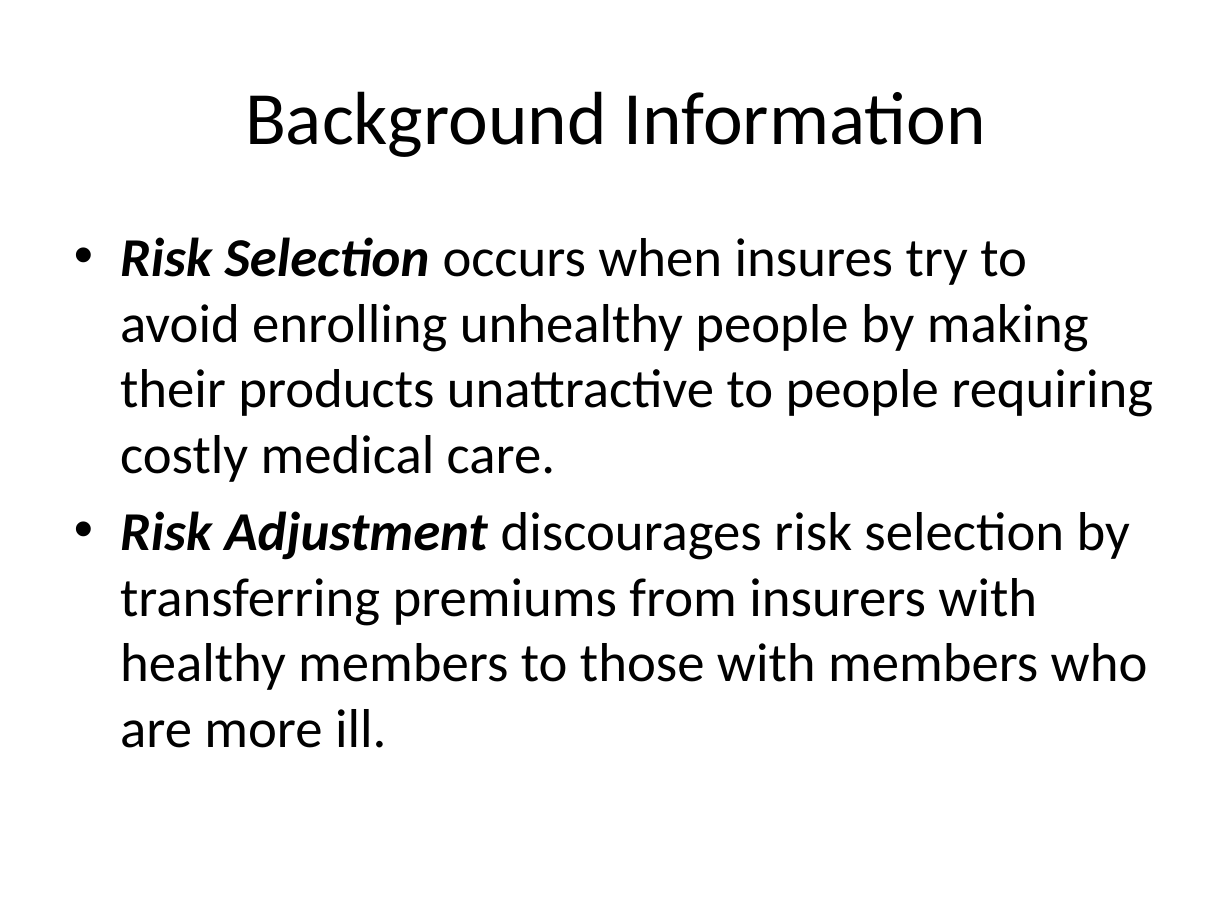
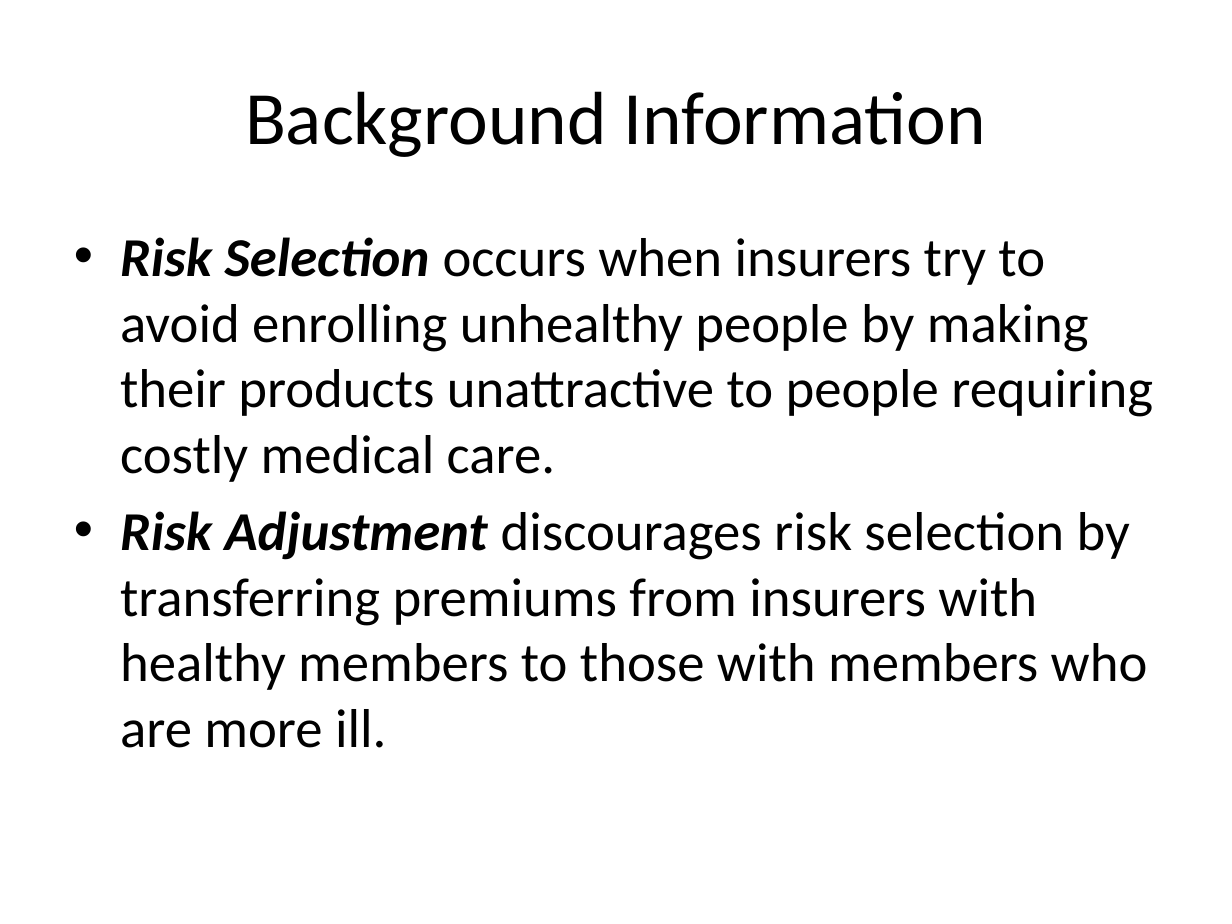
Before and after one commit to AnjaGuillory/FHIRED_Up, a slide deck: slide 2 of Team Deliverable 1/ACA Risk Adjustment EHR Enhancement - FHIRed UP.pptx. Drawn at 1232x924 pixels with LibreOffice and Linux fonts; fonts in the diff are those of the drawing; background and template pictures are left out. Boxes give left, top, right and bottom in pixels: in the first picture for what was removed or moved away, otherwise in the second. Text is boxed around its words. In the diff, an @@ line names an element or a change of style, - is before the commit and + after.

```diff
--- a/Team Deliverable 1/ACA Risk Adjustment EHR Enhancement - FHIRed UP.pptx
+++ b/Team Deliverable 1/ACA Risk Adjustment EHR Enhancement - FHIRed UP.pptx
@@ text at (120, 237, 1153, 482): text changed @@
-• Risk Selection occurs when insures try to avoid enrolling unhealthy people by making their products unattractive to people requiring costly medical care.
+• Risk Selection occurs when insurers try to avoid enrolling unhealthy people by making their products unattractive to people requiring costly medical care.
```
Also in this commit, not shown: 9 other files.
